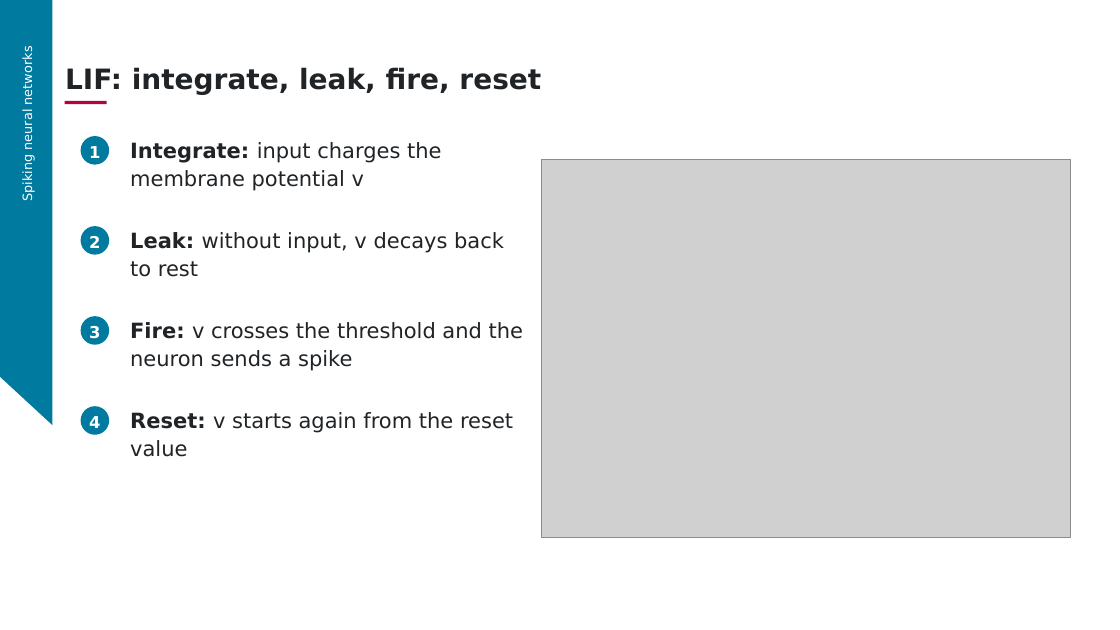
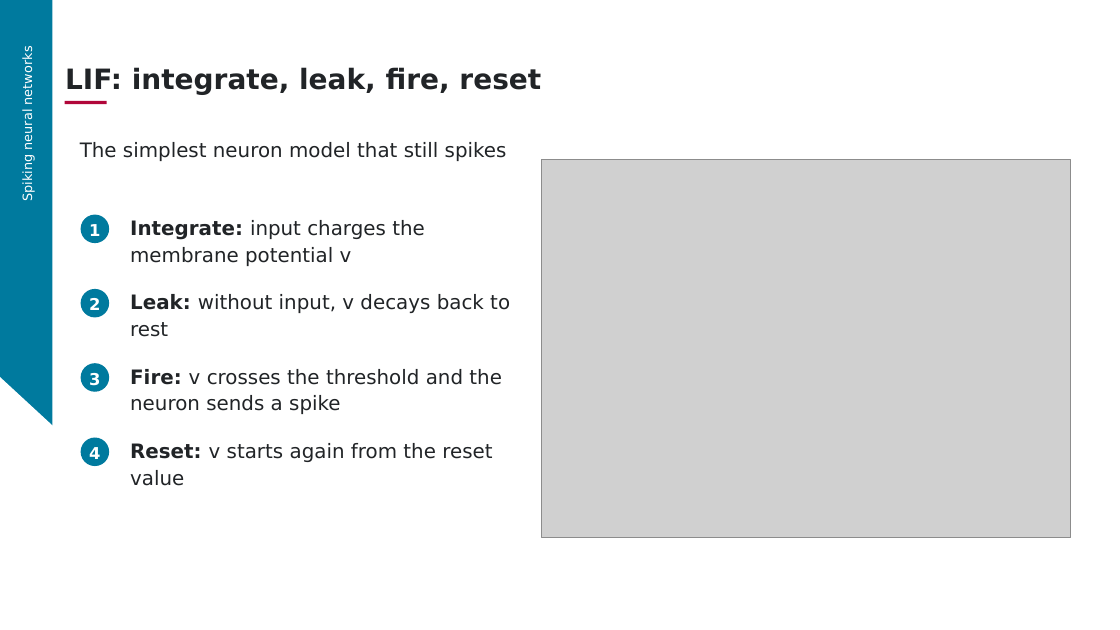
Before and after one commit to aihpi/workshop-spinnaker2, a slide deck: slide 12 of 02_workshop_design/slides/part1.pptx (slide 13 before the commit). Drawn at 1120x630 pixels with LibreOffice and Linux fonts; fonts in the diff are those of the drawing; grey boxes stand for pictures; background and template pictures are left out. Boxes give left, top, right and bottom in pixels: in the first picture for what was removed or moved away, otherwise in the second. Text is boxed around its words. In the diff, an @@ line names an element or a change of style, - is before the commit and + after.

```diff
--- a/02_workshop_design/slides/part1.pptx
+++ b/02_workshop_design/slides/part1.pptx
@@ text added at box(80, 142, 507, 161), 17 pt, text #212427 @@
+The simplest neuron model that still spikes
@@ text "1": place and size @@
-text "1" at box(89, 146, 100, 158)
+text "1" at box(89, 224, 100, 236)
@@ ellipse: place and size @@
-ellipse at box(81, 226, 109, 255)
+ellipse at box(81, 214, 109, 243)
@@ size 18 to 17 pt in 4 elements at box(130, 443, 492, 486), box(130, 369, 502, 414), box(130, 294, 510, 337), box(130, 220, 425, 266) @@
@@ text "Integrate: input charges the membrane ...": place and size @@
-text "Integrate: input charges the membrane ..." at box(130, 142, 441, 191)
+text "Integrate: input charges the membrane ..." at box(130, 220, 425, 266)
@@ text "2": place and size @@
-text "2" at box(89, 236, 100, 248)
+text "2" at box(89, 298, 100, 310)
@@ ellipse: place and size @@
-ellipse at box(81, 316, 109, 344)
+ellipse at box(81, 289, 109, 318)
@@ text "Leak: without input, v decays ...": place and size @@
-text "Leak: without input, v decays ..." at box(130, 232, 504, 277)
+text "Leak: without input, v decays ..." at box(130, 294, 510, 337)
@@ text "3": place and size @@
-text "3" at box(89, 326, 100, 339)
+text "3" at box(89, 373, 100, 386)
@@ ellipse: place and size @@
-ellipse at box(81, 136, 109, 165)
+ellipse at box(81, 363, 109, 392)
@@ text "Fire: v crosses the threshold ...": place and size @@
-text "Fire: v crosses the threshold ..." at box(130, 322, 523, 371)
+text "Fire: v crosses the threshold ..." at box(130, 369, 502, 414)
@@ 2 texts, 1 ellipse: place and size @@
-2 texts, 1 ellipse at box(81, 407, 513, 457)
+2 texts, 1 ellipse at box(81, 438, 492, 486)
```
Also in this commit, not shown: 15 other slides changed, 10 other files.
